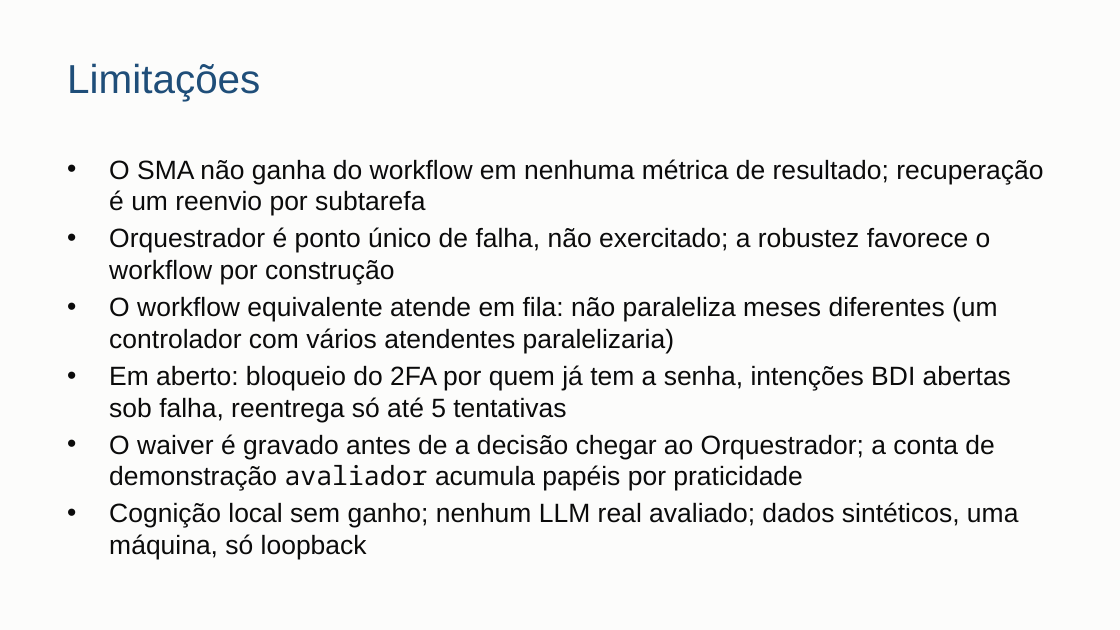
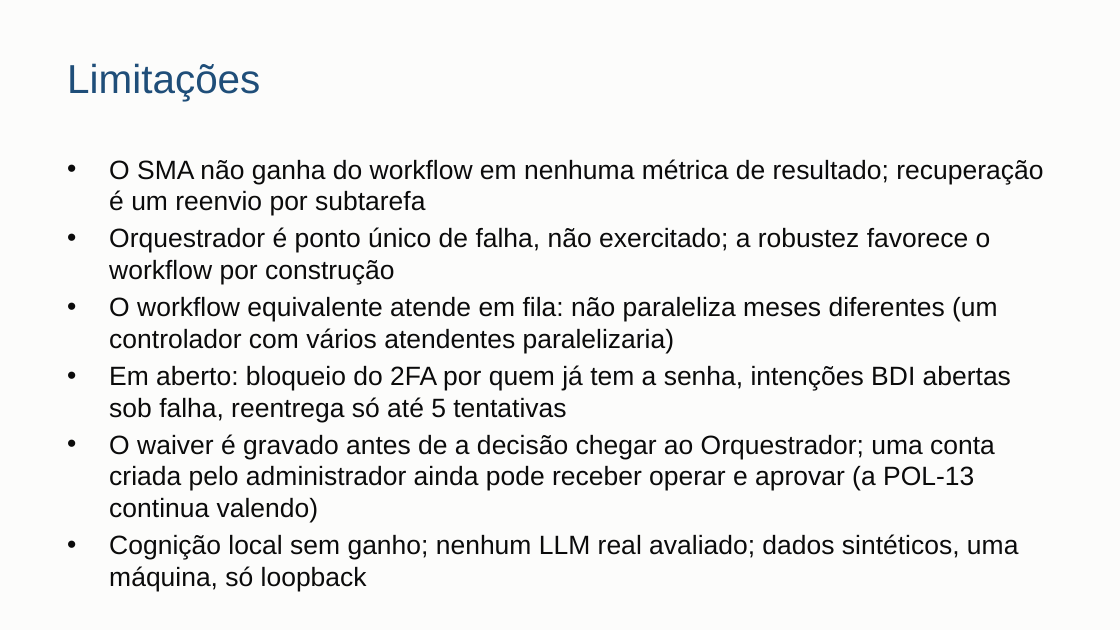
Before and after one commit to danrley-ribeiro/fin-dept-multiagents-project, a slide deck: slide 19 of entregas/dsm4/apresentacao/DSM4-apresentacao.pptx. Drawn at 1120x630 pixels with LibreOffice and Linux fonts; fonts in the diff are those of the drawing. Boxes give left, top, right and bottom in pixels: in the first picture for what was removed or moved away, otherwise in the second. Text is boxed around its words. In the diff, an @@ line names an element or a change of style, - is before the commit and + after.

```diff
--- a/entregas/dsm4/apresentacao/DSM4-apresentacao.pptx
+++ b/entregas/dsm4/apresentacao/DSM4-apresentacao.pptx
@@ text at <box>109,434,995,523</box>: text changed @@
-• O waiver é gravado antes de a decisão chegar ao Orquestrador; a conta de demonstração avaliador acumula papéis por praticidade
+• O waiver é gravado antes de a decisão chegar ao Orquestrador; uma conta criada pelo administrador ainda pode receber operar e aprovar (a POL-13 continua valendo)
```
Also in this commit, not shown: 1 other slide changed, 28 other files.
